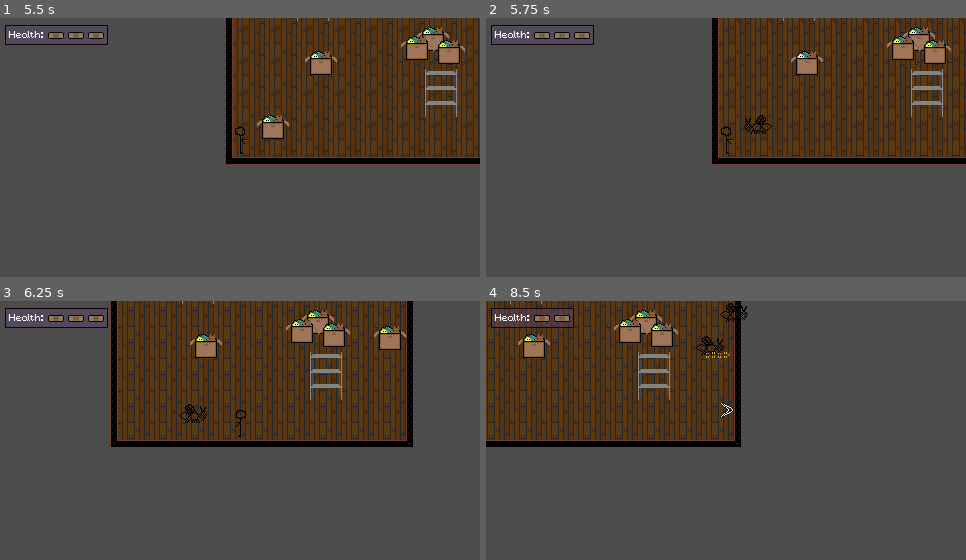
Above: before the commit, frames 1-4 (two rows, left to right).
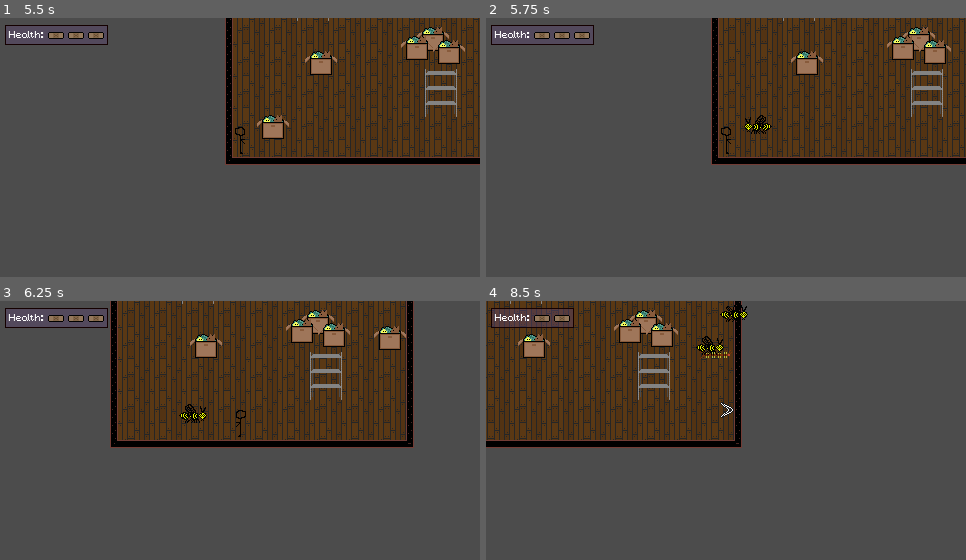
Above: after the commit, the same moments.

Repository: robwhitaker/ludum-dare-48
Game: Godot game, scene res://scenes/levels/Level_04.tscn
Same seed, same stepped clock (60 frames per second), same inputs: the game is played once before the commit and once after it. This scene is started directly instead of the project's main scene.
Inputs (mouse positions are in pixels of both pictures, inside the frame that each line leads up to):
- Up to frame 1 (5.5 s): tap Enter (ui_accept) at 0.5, 0.77, 1.25, 1.52, 2, 2.75, 3.02, 3.77, 4.52 s; move the mouse to (345, 139) at 0.52 s; hold D (move_right) 0.53-1.28 s; click (345, 139) at 0.67 s; move the mouse to (144, 165) at 1.27 s; hold S (move_down) 1.28-2.03 s; move the mouse to (288, 93) at 2.02 s; hold D (move_right) 2.03-2.78 s; move the mouse to (216, 207) at 2.77 s; hold W (move_up) 2.78-3.53 s; click (216, 207) at 2.92 s; move the mouse to (384, 194) at 3.52 s; hold A (move_left) 3.53-5.03 s; move the mouse to (96, 111) at 4.27 s; move the mouse to (264, 152) at 5.02 s; hold S (move_down) from 5.03 s (still down); click (264, 152) at 5.17 s
- Up to frame 2 (5.75 s): keep holding S (move_down)
- Up to frame 3 (6.25 s): move the mouse to (168, 368) at 5.77 s; release S (move_down) at 5.78 s; hold D (move_right) from 5.78 s (still down); tap Enter (ui_accept) at 6.02 s
- Up to frame 4 (8.5 s): move the mouse to (831, 422) at 6.52 s; release D (move_right) at 6.53 s; hold W (move_up) 6.53-7.28 s; tap Enter (ui_accept) at 6.77, 7.52 s; move the mouse to (630, 448) at 7.27 s; hold D (move_right) 7.28-8.03 s; click (630, 448) at 7.42 s; move the mouse to (774, 376) at 8.02 s; hold S (move_down) from 8.03 s (still down)

Frame 1 is identical in both runs. In frame 2, less than 0.1% of the frame differs, in the area x 53-60%, y 40-44%; in frame 3, less than 0.1%; in frame 4, 0.2%, in the area x 43-55%, y 0-20%.

Commit message:
Added colored wasp + animations

Diff:
--- a/scenes/characters/Wasp.tscn
+++ b/scenes/characters/Wasp.tscn
@@ -1,6 +1,24 @@
-[gd_scene load_steps=2 format=2]
+[gd_scene load_steps=4 format=2]
 
 [ext_resource path="res://scenes/characters/Bug.tscn" type="PackedScene" id=1]
+[ext_resource path="res://assets/images/characters/wasp.png" type="Texture" id=2]
+
+[sub_resource type="Animation" id=1]
+resource_name = "Walk"
+length = 0.1
+loop = true
+tracks/0/type = "value"
+tracks/0/path = NodePath("Sprite:frame")
+tracks/0/interp = 1
+tracks/0/loop_wrap = true
+tracks/0/imported = false
+tracks/0/enabled = true
+tracks/0/keys = {
+"times": PoolRealArray( 0, 0.05 ),
+"transitions": PoolRealArray( 1, 1 ),
+"update": 1,
+"values": [ 0, 1 ]
+}
 
 [node name="Wasp" type="Node2D"]
 z_index = 3
@@ -9,4 +27,10 @@
 [node name="Bug" parent="." instance=ExtResource( 1 )]
 collision_mask = 34
 
+[node name="Sprite" parent="Bug" index="0"]
+texture = ExtResource( 2 )
+
+[node name="Walk" type="AnimationPlayer" parent="Bug"]
+anims/Walk = SubResource( 1 )
+
 [editable path="Bug"]
Binary file added: assets/images/characters/wasp.png
Not shown, added: assets/images/characters/wasp.png.import
Not shown, changed: asset_projects/sprites/bug.kra
